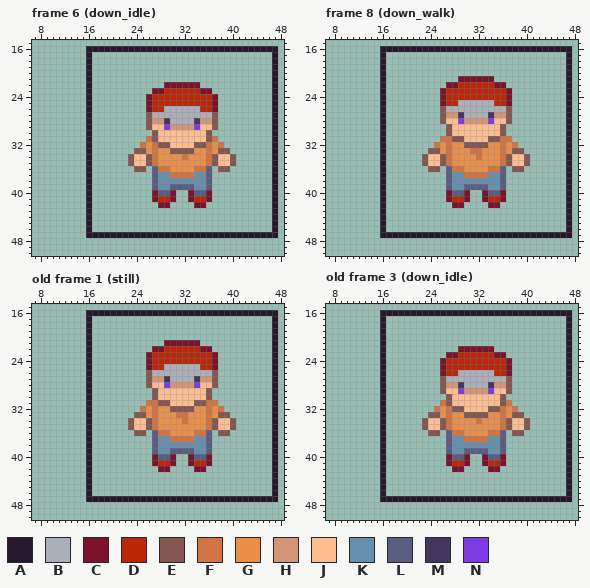
File history of a pixel-art file, characters/player/player.aseprite. Above, as it was before the edit.
64x64 pixels, 8 frames. Shown: frame 6 (down_idle): x 7..48, y 15..50; frame 8 (down_walk): x 7..48, y 15..50; old frame 1 (still): x 7..48, y 15..50; old frame 3 (down_idle): x 7..48, y 15..50. The commit also changed other frames, which this record leaves out.
Visible layers, top first: "Character Frame", "character".
Palette (. is transparent): A #28192f  B #abafb9  C #7c122b  D #bd2709  E #845750  F #d17441  G #eb8f48  H #d49577  J #fdbd8f  K #668faf  L #585d81  M #45365d  N #7c3ce1
Pixels before, frame 6 (down_idle), first column x 16:
16 AAAAAAAAAAAAAAAAAAAAAAAAAAAAAAAA
17 A..............................A
18 A..............................A
19 A..............................A
20 A..............................A
21 A..............................A
22 A............CCCCCC............A
23 A..........CCDDDDDDCC..........A
24 A.........CDDDDDDDDDDC.........A
25 A.........CDDDDDDDDDDC.........A
26 A.........CDDBBBBBBDDC.........A
27 A.........EBBBBBBBBBBE.........A
28 A.........EHHMBBBBMHHE.........A
29 A.........EJJNHHHHNJJE.........A
30 A..........EJJJJJJJJE..........A
31 A.........FEJJJJJJJJEF.........A
32 A........FGFEEJJJJEEFGF........A
33 A.......EEGFGGEEEEGGFGEE.......A
34 A......EJJEFGGGGFGGGFEJJE......A
35 A......EJJEFGGGGGGGGFEJJE......A
36 A.......EE.LFFGGGGFFL.EE.......A
37 A..........LKKFFFFKKL..........A
38 A..........LKKKKKKKKL..........A
39 A..........LKKLLLLKKL..........A
40 A..........CLLC..CLLC..........A
41 A..........CDDC..CDDC..........A
42 A...........CC....CC...........A
43 A..............................A
44 A..............................A
45 A..............................A
46 A..............................A
47 AAAAAAAAAAAAAAAAAAAAAAAAAAAAAAAA
Pixels before, frame 8 (down_walk), first column x 16:
16 AAAAAAAAAAAAAAAAAAAAAAAAAAAAAAAA
17 A..............................A
18 A..............................A
19 A..............................A
20 A..............................A
21 A............CCCCCC............A
22 A..........CCDDDDDDCC..........A
23 A.........CDDDDDDDDDDC.........A
24 A.........CDDDDDDDDDDC.........A
25 A.........CDDBBBBBBDDC.........A
26 A.........EBBBBBBBBBBE.........A
27 A.........EHHMBBBBMHHE.........A
28 A.........EJJNHHHHNJJE.........A
29 A..........EJJJJJJJJE..........A
30 A..........EJJJJJJJJE..........A
31 A.........FFEEJJJJEEFF.........A
32 A........FGFGGEEEEGGFGF........A
33 A.......EEGFGGGFFGGGFGEE.......A
34 A......EJJEFGGGGFGGGFEJJE......A
35 A......EJJEFGGGGGGGGFEJJE......A
36 A.......EE.LFFGGGGFFL.EE.......A
37 A..........LKKFFFFKKL..........A
38 A..........LKKKKKKKKL..........A
39 A..........LKKLLLLKKL..........A
40 A..........CLLC..CLLC..........A
41 A..........CDDC..CDDC..........A
42 A...........CC....CC...........A
43 A..............................A
44 A..............................A
45 A..............................A
46 A..............................A
47 AAAAAAAAAAAAAAAAAAAAAAAAAAAAAAAA
Pixels before, old frame 1 (still), first column x 16:
16 AAAAAAAAAAAAAAAAAAAAAAAAAAAAAAAA
17 A..............................A
18 A..............................A
19 A..............................A
20 A..............................A
21 A............CCCCCC............A
22 A..........CCDDDDDDCC..........A
23 A.........CDDDDDDDDDDC.........A
24 A.........CDDDDDDDDDDC.........A
25 A.........CDDBBBBBBDDC.........A
26 A.........EBBBBBBBBBBE.........A
27 A.........EHHMBBBBMHHE.........A
28 A.........EJJNHHHHNJJE.........A
29 A..........EJJJJJJJJE..........A
30 A..........EJJJJJJJJE..........A
31 A.........FFEEJJJJEEFF.........A
32 A........FGFGGEEEEGGFGF........A
33 A.......EEGFGGGFFGGGFGEE.......A
34 A......EJJEFGGGGFGGGFEJJE......A
35 A......EJJEFGGGGGGGGFEJJE......A
36 A.......EE.LFFGGGGFFL.EE.......A
37 A..........LKKFFFFKKL..........A
38 A..........LKKKKKKKKL..........A
39 A..........LKKLLLLKKL..........A
40 A..........CLLC..CLLC..........A
41 A..........CDDC..CDDC..........A
42 A...........CC....CC...........A
43 A..............................A
44 A..............................A
45 A..............................A
46 A..............................A
47 AAAAAAAAAAAAAAAAAAAAAAAAAAAAAAAA
Pixels before, old frame 3 (down_idle), first column x 16:
16 AAAAAAAAAAAAAAAAAAAAAAAAAAAAAAAA
17 A..............................A
18 A..............................A
19 A..............................A
20 A..............................A
21 A..............................A
22 A............CCCCCC............A
23 A..........CCDDDDDDCC..........A
24 A.........CDDDDDDDDDDC.........A
25 A.........CDDDDDDDDDDC.........A
26 A.........CDDBBBBBBDDC.........A
27 A.........EBBBBBBBBBBE.........A
28 A.........EHHMBBBBMHHE.........A
29 A.........EJJNHHHHNJJE.........A
30 A..........EJJJJJJJJE..........A
31 A.........FEJJJJJJJJEF.........A
32 A........FGFEEJJJJEEFGF........A
33 A.......EEGFGGEEEEGGFGEE.......A
34 A......EJJEFGGGGFGGGFEJJE......A
35 A......EJJEFGGGGGGGGFEJJE......A
36 A.......EE.LFFGGGGFFL.EE.......A
37 A..........LKKFFFFKKL..........A
38 A..........LKKKKKKKKL..........A
39 A..........LKKLLLLKKL..........A
40 A..........CLLC..CLLC..........A
41 A..........CDDC..CDDC..........A
42 A...........CC....CC...........A
43 A..............................A
44 A..............................A
45 A..............................A
46 A..............................A
47 AAAAAAAAAAAAAAAAAAAAAAAAAAAAAAAA
After:
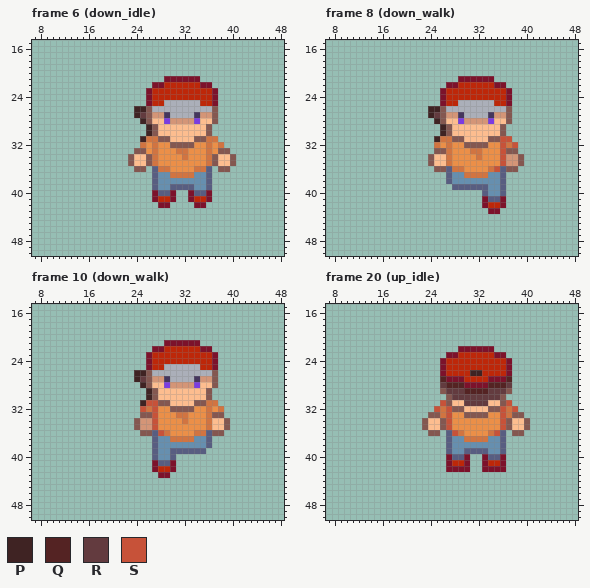
Colours new in this view: P #3f2323  Q #542323  R #633b3f  S #c75239
A new or re-ordered frame is compared with the old frame closest to it.
The commit says: added down sword swing and down movement
The exact change:
frames 8 -> 23
layer "Weapons/Sword" added
layer "Character Frame" now hidden
Changed rows in their new state; - is an unchanged pixel.
Frame 6 (down_idle):
first column x 16:
16 ................................
17 .------------------------------.
18 .------------------------------.
19 .------------------------------.
20 .------------------------------.
21 .------------CCCCCC------------.
22 .----------CCDDDDDDCC----------.
23 .---------CDD------DDC---------.
24 .------------------------------.
25 .------------BBBBBB------------.
26 .-------PPEBB------BBE---------.
27 .-------PR-HHM----MHH----------.
28 .--------P-JJNHHHHNJJ----------.
29 .---------PE-JJJJJJ-E.---------.
30 .---------P--------------------.
31 .--------P-FEE----EEF----------.
32 .-----------GGEEEEGG-----------.
33 .-------------GFFG-------------.
34 .------------------------------.
35 .------------------------------.
36 .------------------------------.
37 .------------------------------.
38 .------------------------------.
39 .------------------------------.
40 .------------------------------.
41 .------------------------------.
42 .------------------------------.
43 .------------------------------.
44 .------------------------------.
45 .------------------------------.
46 .------------------------------.
47 ................................
Frame 8 (down_walk):
first column x 16:
16 ................................
17 .------------------------------.
18 .------------------------------.
19 .------------------------------.
20 .------------------------------.
21 .------------------------------.
22 .------------------------------.
23 .------------------------------.
24 .------------------------------.
25 .------------------------------.
26 .-------PP---------------------.
27 .-------PR---------------------.
28 .--------P---------------------.
29 .---------P--------------------.
30 .---------P--------------------.
31 .--------P----------SS---------.
32 .-------------------SFS--------.
33 .-------.-E---------SE-.-------.
34 .------.E-J---------SHHE.------.
35 .------.E-J---------SHHE.------.
36 .-------.-E--------S-E-.-------.
37 .------------------------------.
38 .------------------------------.
39 .----------.LL-----------------.
40 .----------....--LKKL----------.
41 .----------....---LL-----------.
42 .-----------..---CDDC----------.
43 .-----------------CC-----------.
44 .------------------------------.
45 .------------------------------.
46 .------------------------------.
47 ................................
Frame 10 (down_walk) is new; against old frame 1 (still):
first column x 16:
16 ................................
17 .------------------------------.
18 .------------------------------.
19 .------------------------------.
20 .------------------------------.
21 .------------------------------.
22 .------------------------------.
23 .------------------------------.
24 .------------------------------.
25 .------------------------------.
26 .-------PP---------------------.
27 .-------PR---------------------.
28 .--------P---------------------.
29 .---------P--------------------.
30 .---------P--------------------.
31 .--------PSS-------------------.
32 .--------SFS-------------------.
33 .-------.-ES---------E-.-------.
34 .------.EHHS---------J-E.------.
35 .------.EHHS---------J-E.------.
36 .-------.-E-S--------E-.-------.
37 .------------------------------.
38 .------------------------------.
39 .-----------------LL.----------.
40 .----------LKKL--....----------.
41 .-----------LL---....----------.
42 .----------CDDC---..-----------.
43 .-----------CC-----------------.
44 .------------------------------.
45 .------------------------------.
46 .------------------------------.
47 ................................
Frame 20 (up_idle) is new; against old frame 3 (down_idle):
first column x 16:
16 ................................
17 .------------------------------.
18 .------------------------------.
19 .------------------------------.
20 .------------------------------.
21 .------------------------------.
22 .------------------------------.
23 .------------------------------.
24 .------------------------------.
25 .------------------------------.
26 .------------DDPPDD------------.
27 .---------QCCCDDDDCCCQ---------.
28 .---------RQQQCCCCQQQR---------.
29 .----------RRRQQQQRRR----------.
30 .-----------RRRRRRRR-----------.
31 .---------S---RRRR---S---------.
32 .--------SFS--------SFS--------.
33 .---------FS--------SF---------.
34 .----------S----G---S----------.
35 .----------S--------S----------.
36 .-----------S------S-----------.
37 .------------------------------.
38 .------------------------------.
39 .------------------------------.
40 .------------------------------.
41 .------------------------------.
42 .----------C--C--C--C----------.
43 .------------------------------.
44 .------------------------------.
45 .------------------------------.
46 .------------------------------.
47 ................................
Pixel boxes of the changes (left, top, right, bottom) in both pictures:
changed: (86, 46, 278, 238)
changed: (380, 46, 572, 238)
changed: (86, 310, 278, 502)
changed: (380, 310, 572, 502)
